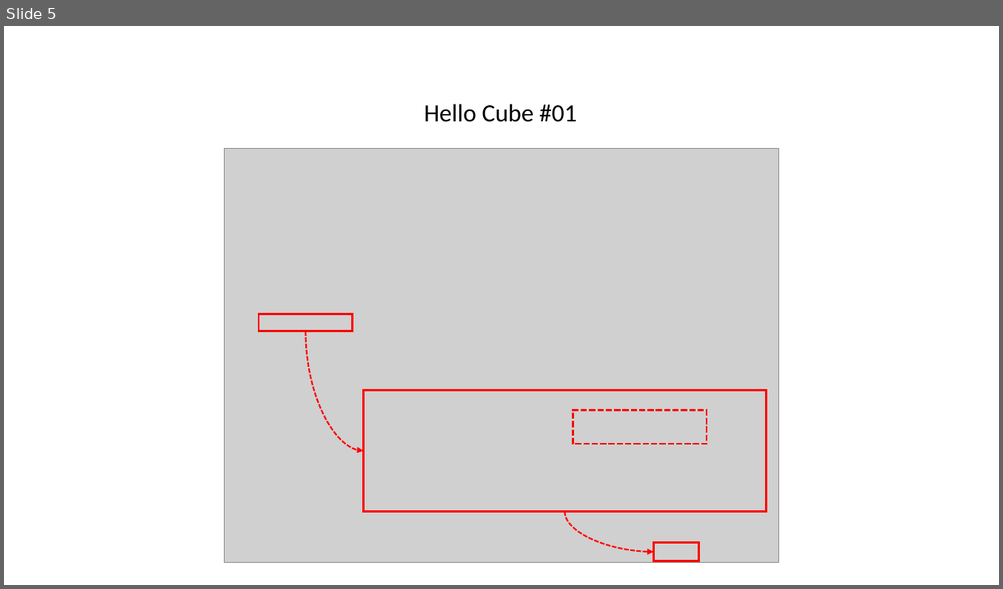
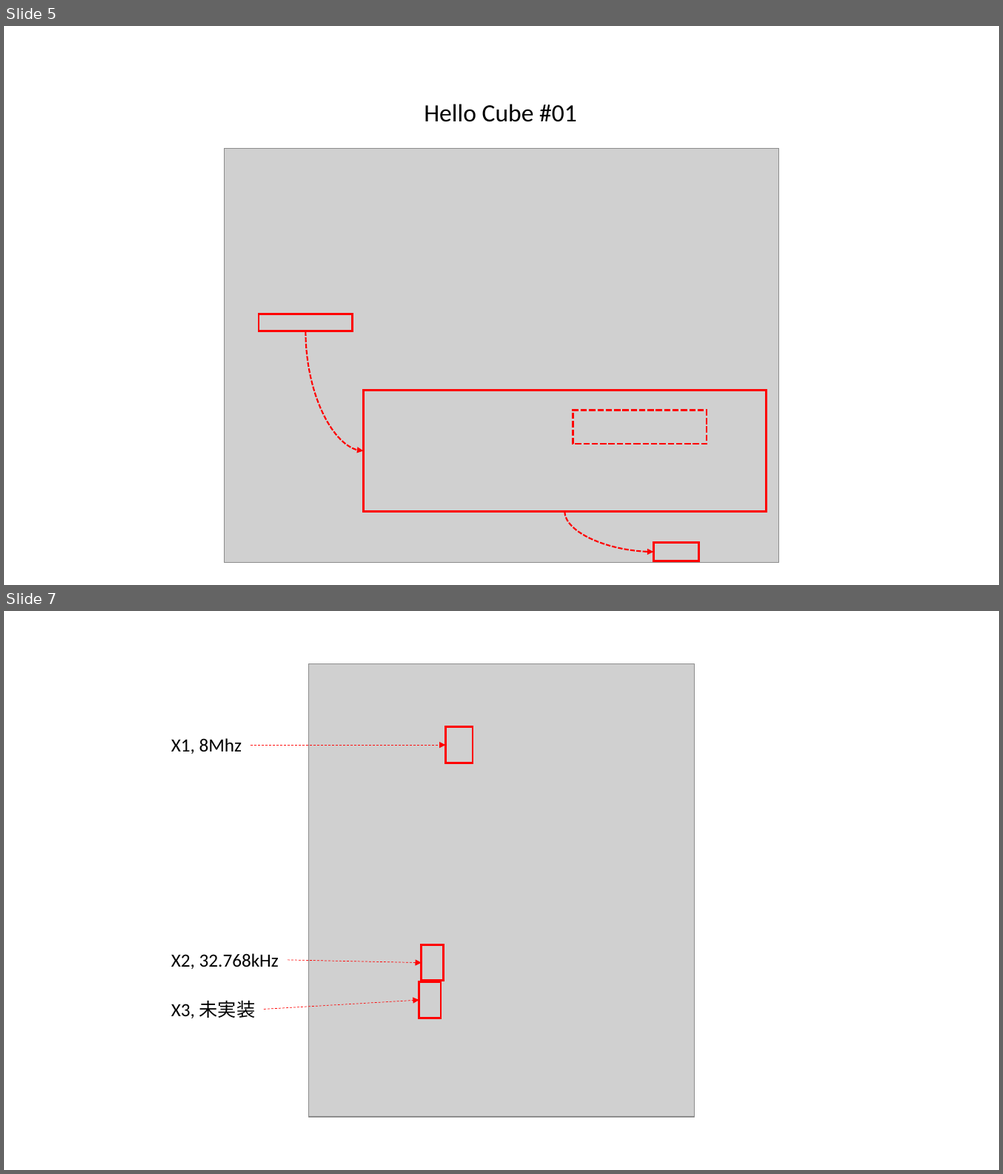
Before and after one commit to gtuja/CSC_MS, a slide deck: Resources/Part1/Part1_Resources.pptx. Shown one above the other, each under a label of ours: slide 5 before the commit, slides 5 and 7 after it; the slides between them are not shown. The pictures are 1003x589 and 1003x1174 pixels, drawn with LibreOffice and Linux fonts; fonts in the diff are those of the drawing; grey boxes stand for pictures. Boxes give left, top, right and bottom in pixels: in the first picture for what was removed or moved away, otherwise in the second. Text is boxed around its words. In the diff, an @@ line names an element or a change of style, - is before the commit and + after.

```diff
--- a/Resources/Part1/Part1_Resources.pptx
+++ b/Resources/Part1/Part1_Resources.pptx
@@ slide 7 added at [4,611,999,1170], background #FFFFFF @@
@@ picture added at [308,664,694,1117] @@
@@ text added at [171,738,242,754], 18 pt, text #000000 @@
+X1, 8Mhz
@@ rectangle added at [446,726,472,763], outline #FF0000 2 pt @@
@@ arrow added from (250, 745) to (446, 745), #FF0000 0.5 pt dashed @@
@@ text added at [171,954,279,969], 18 pt, text #000000 @@
+X2, 32.768kHz
@@ arrow added from (287, 960) to (421, 963), #FF0000 0.5 pt dashed @@
@@ rectangle added at [421,945,443,981], outline #FF0000 2 pt @@
@@ rectangle added at [419,982,441,1019], outline #FF0000 2 pt @@
@@ text added at [171,1000,256,1019], 18 pt, text #000000 @@
+X3, 未実装
@@ arrow added from (264, 1009) to (419, 1000), #FF0000 0.5 pt dashed @@
```
Also in this commit, not shown: 3 other slides added, 5 other files.
